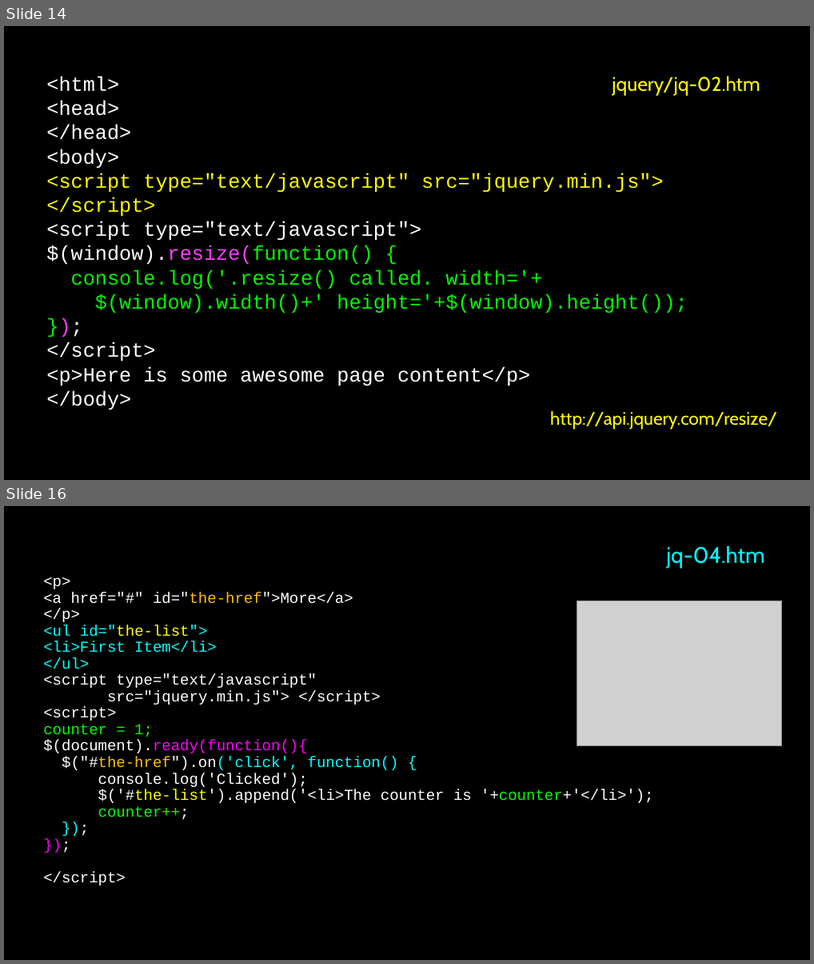
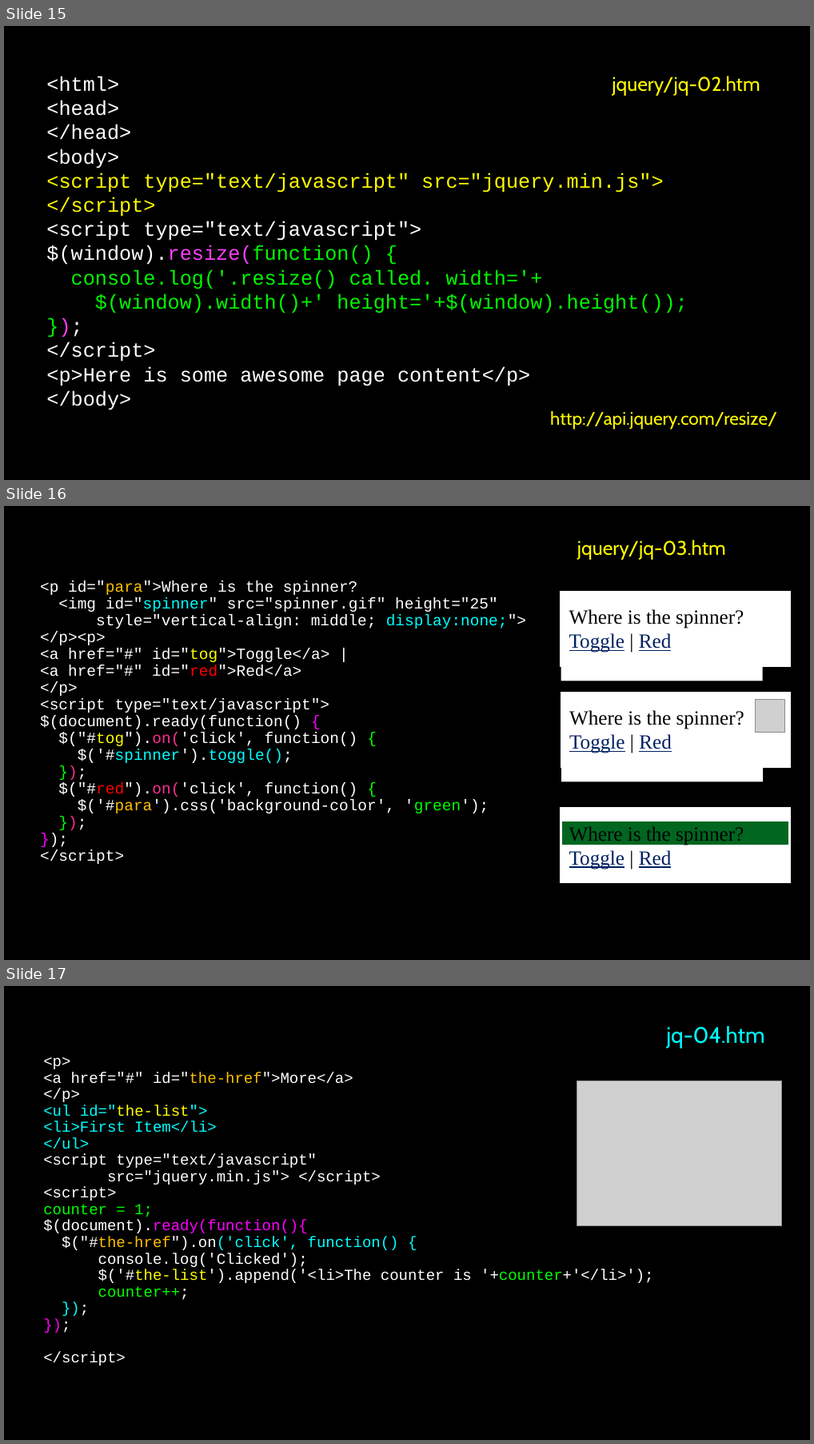
Before and after one commit to csev/dj4e, a slide deck: lectures/JS-03-JQuery.ppt. Shown one above the other, each under a label of ours: slides 14 and 16 before the commit, slides 15, 16 and 17 after it; the slides between them are not shown. The pictures are 814x964 and 814x1444 pixels, drawn with LibreOffice and Linux fonts; fonts in the diff are those of the drawing; grey boxes stand for pictures. Boxes give left, top, right and bottom in pixels: in the first picture for what was removed or moved away, otherwise in the second. Text is boxed around its words. In the diff, an @@ line names an element or a change of style, - is before the commit and + after.

```diff
--- a/lectures/JS-03-JQuery.ppt
+++ b/lectures/JS-03-JQuery.ppt
@@ slide 16 added at box(4, 506, 810, 960), background #000000; not listed: 1 template element that a slide beside it also shows @@
@@ free added at box(538, 533, 766, 564), 17.6 pt, text #FFFB00 @@
+jquery/jq-03.htm
@@ free added at box(38, 556, 557, 888), 13.9 pt, text #FFFFFF @@
+<p id="para">Where is the spinner?
+<img id="spinner" src="spinner.gif" height="25"
+style="vertical-align: middle; display:none;">
+</p><p>
+<a href="#" id="tog">Toggle</a> |
+<a href="#" id="red">Red</a>
+</p>
+<script type="text/javascript">
+$(document).ready(function() {
+$("#tog").on('click', function() {
+$('#spinner').toggle();
+});
+$("#red").on('click', function() {
+$('#para').css('background-color', 'green');
+});
+});
+</script>
@@ rectangle added at box(562, 592, 790, 666), fill #FFFFFF, outline #FFFFFF 2.01 pt @@
@@ rectangle added at box(562, 600, 763, 680), fill #FFFFFF, 18 pt, text #000000 @@
+Where is the spinner?
+Toggle | Red
@@ rectangle added at box(562, 692, 790, 767), fill #FFFFFF, outline #FFFFFF 2.01 pt @@
@@ rectangle added at box(562, 700, 764, 781), fill #FFFFFF, 18 pt, text #000000 @@
+Where is the spinner?
+Toggle | Red
@@ picture added at box(755, 700, 786, 732) @@
@@ rectangle added at box(562, 808, 790, 882), fill #FFFFFF, outline #FFFFFF 2.01 pt @@
@@ rectangle added at box(562, 820, 790, 846), fill #006620, outline #FFFFFF 2.01 pt @@
@@ text added at box(570, 826, 744, 869), 18 pt, text #000000 @@
+Where is the spinner?
+Toggle | Red
@@ what was slide 14 is now slide 15 @@
@@ what was slide 16 is now slide 17 @@
```
Also in this commit, not shown: 6 slides changed, 2 other slides added, 1 slide removed, 3 other files.
